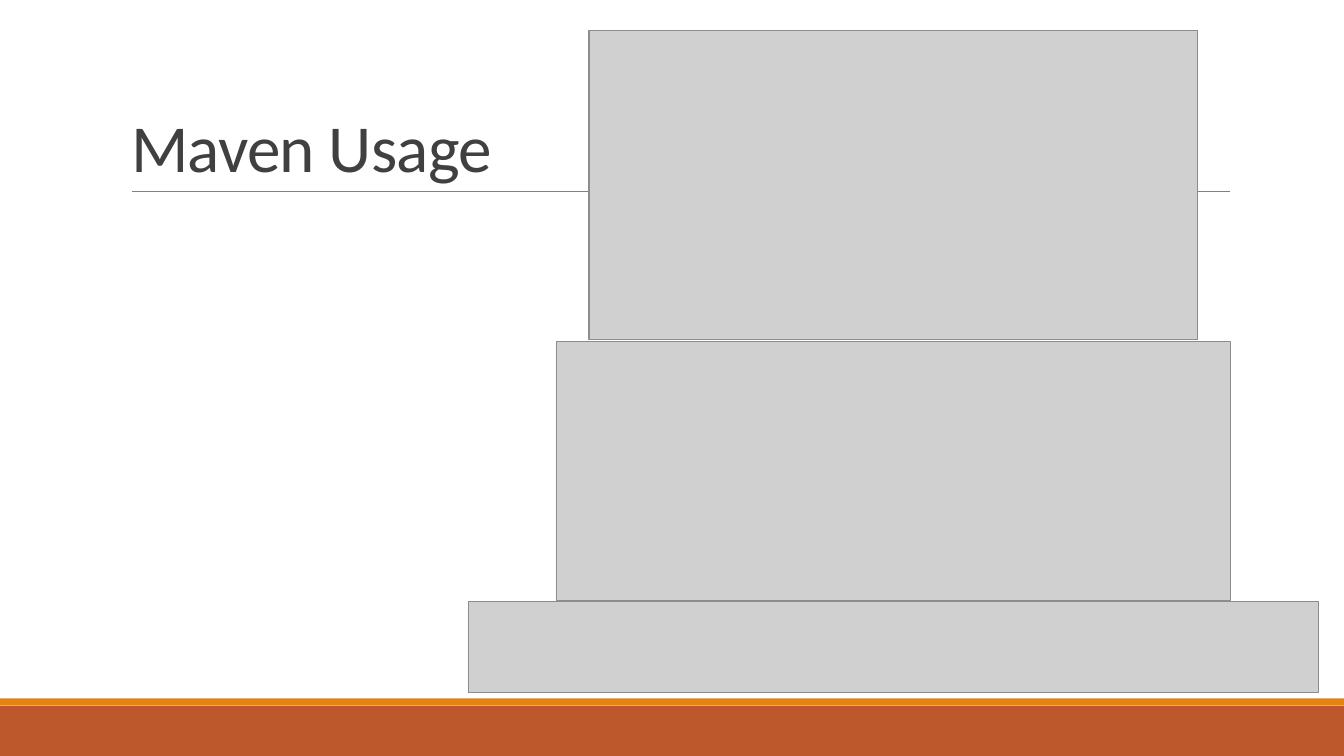
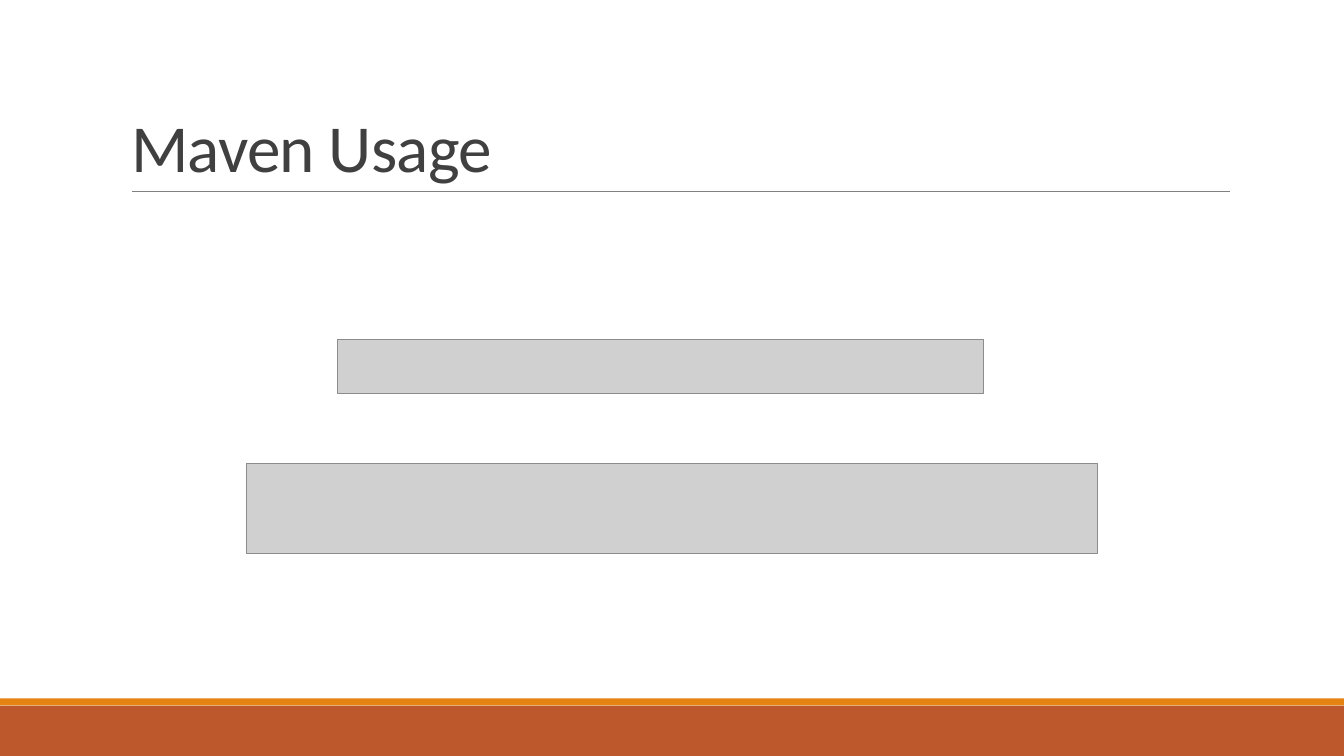
Before and after one commit to j-to23/QACProject, a slide deck: slide 8 of documentation/My Project.pptx. Drawn at 1344x756 pixels with LibreOffice and Linux fonts; fonts in the diff are those of the drawing; grey boxes stand for pictures. Boxes give left, top, right and bottom in pixels: in the first picture for what was removed or moved away, otherwise in the second. Text is boxed around its words. In the diff, an @@ line names an element or a change of style, - is before the commit and + after.

```diff
--- a/documentation/My Project.pptx
+++ b/documentation/My Project.pptx
@@ picture removed at <box>589,31,1198,340</box> @@
@@ picture added at <box>338,339,984,393</box> @@
@@ picture removed at <box>557,342,1231,600</box> @@
@@ picture: place and size @@
-picture at <box>469,602,1320,693</box>
+picture at <box>247,464,1098,555</box>
```
Also in this commit, not shown: 2 other slides changed, 1 other file.
